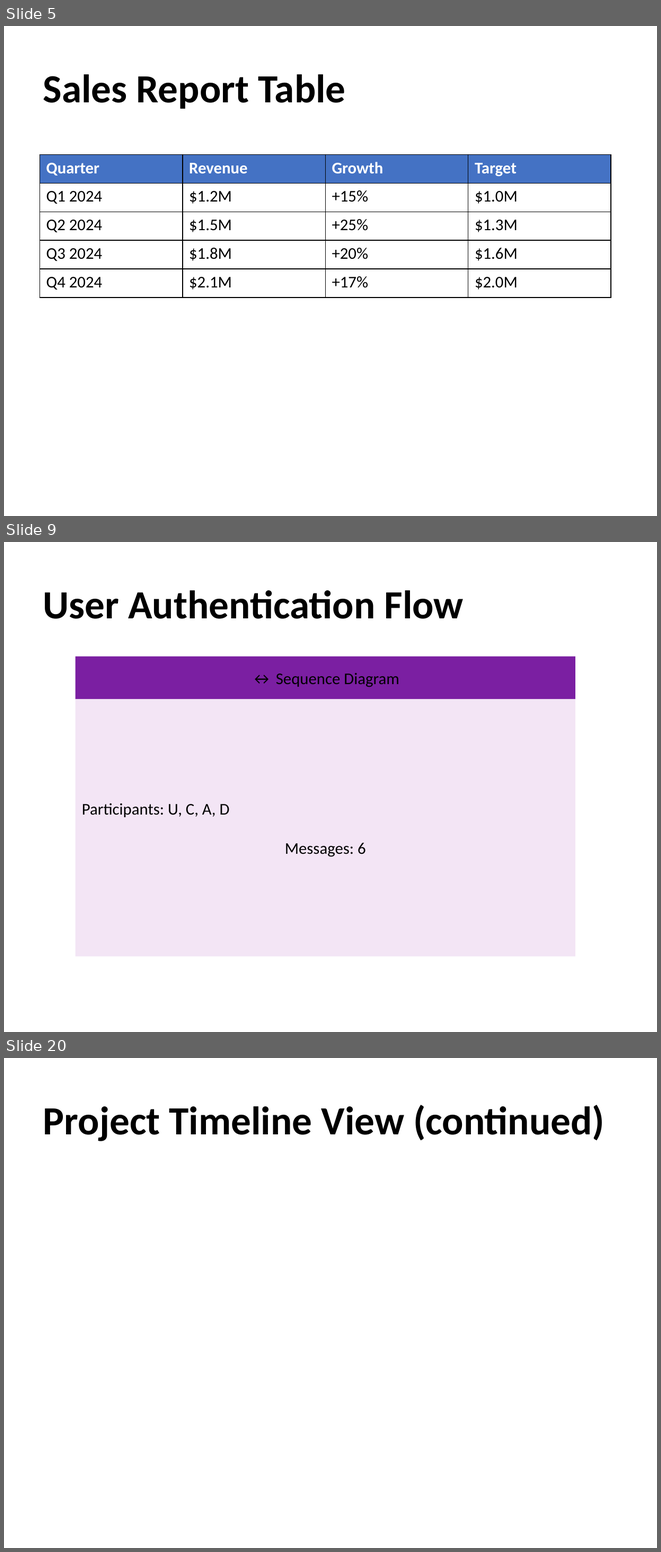
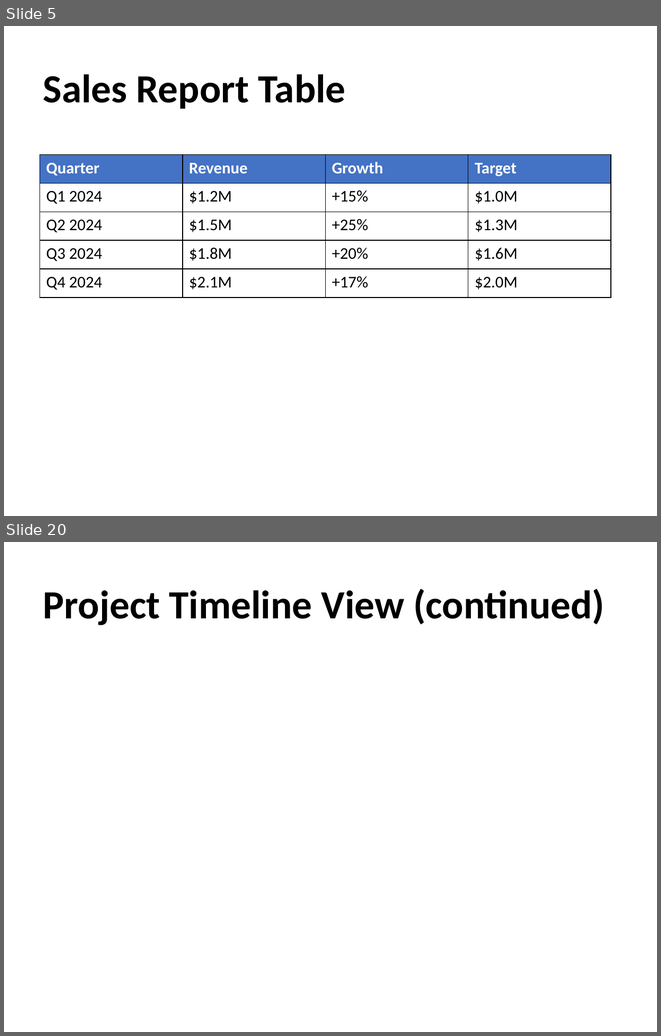
Before and after one commit to awol2005ex/ppt-rs, a slide deck: examples/md2ppt_demo.pptx. Shown one above the other, each under a label of ours: slides 5, 9 and 20 before the commit, slides 5 and 20 after it; the slides between them are not shown. The pictures are 661x1552 and 661x1036 pixels, drawn with LibreOffice and Linux fonts; fonts in the diff are those of the drawing. Boxes give left, top, right and bottom in pixels: in the first picture for what was removed or moved away, otherwise in the second. Text is boxed around its words. In the diff, an @@ line names an element or a change of style, - is before the commit and + after.

Commit message:
Add Mermaid diagram rendering with shapes and modularize markdown/slide modules
- Create modular `cli/markdown/` structure with `mod.rs`, `parser.rs`, `mermaid.rs`
- Create modular `generator/slide/` structure with `mod.rs`, `formatting.rs`
- Implement shape-based rendering for 9 Mermaid diagram types (Flowchart, Sequence, Pie, Gantt, Class, State, ER, Mindmap, Timeline)
- Add `MermaidParser` with diagram detection and element extraction for each type
- Add `MermaidRenderer` with shape generation

```diff
--- a/examples/md2ppt_demo.pptx
+++ b/examples/md2ppt_demo.pptx
@@ slide 9 removed at [4, 542, 657, 1032], background #FFFFFF @@
@@ text removed at [43, 590, 464, 619] @@
-User Authentication Flow
@@ rectangle removed at [75, 656, 575, 699] @@
-↔️ Sequence Diagram
@@ rectangle removed at [75, 699, 575, 956] @@
-Participants: U, C, A, D
-Messages: 6
```
Also in this commit, not shown: 15 slides changed, 1 slide added, 10 other files.
